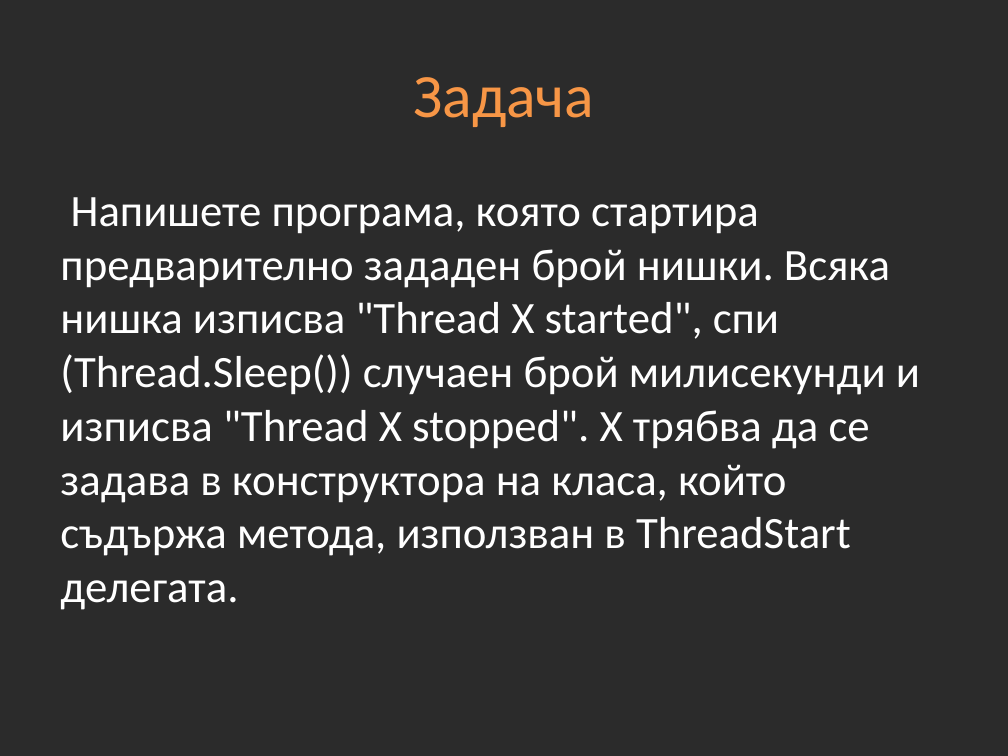
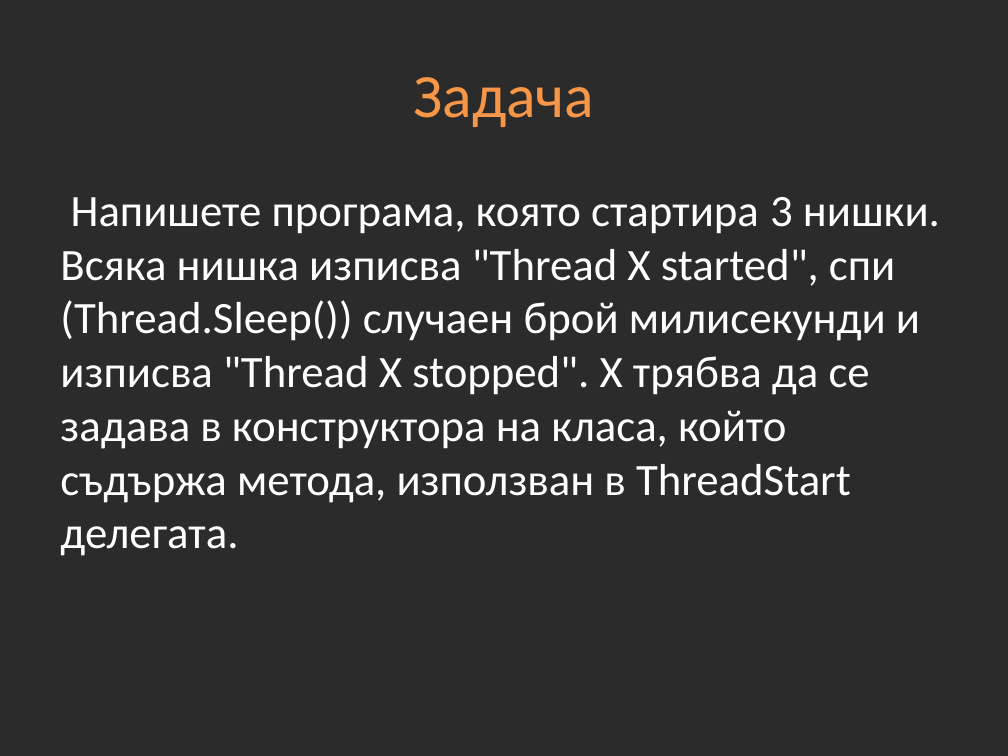
Before and after one commit to Academy-Soft-Intellect/Dot-Net-Course, a slide deck: slide 22 of 14-Multithreading.pptx. Drawn at 1008x756 pixels with LibreOffice and Linux fonts; fonts in the diff are those of the drawing; background and template pictures are left out; a plain dark background stands for a picture behind light text. Boxes give left, top, right and bottom in pixels: in the first picture for what was removed or moved away, otherwise in the second. Text is boxed around its words. In the diff, an @@ line names an element or a change of style, - is before the commit and + after.

```diff
--- a/14-Multithreading.pptx
+++ b/14-Multithreading.pptx
@@ text at (x1=60, y1=197, x2=940, y2=556): text changed @@
-Напишете програма, която стартира предварително зададен брой нишки. Всяка нишка изписва "Thread X started", спи (Thread.Sleep()) случаен брой милисекунди и изписва "Thread X stopped". X трябва да се задава в конструктора на класа, който съдържа метода, използван в ThreadStart делегата.
+Напишете програма, която стартира 3 нишки. Всяка нишка изписва "Thread X started", спи (Thread.Sleep()) случаен брой милисекунди и изписва "Thread X stopped". X трябва да се задава в конструктора на класа, който съдържа метода, използван в ThreadStart делегата.
```
Also in this commit, not shown: 5 slides added, 1 slide removed, 50 other files.
